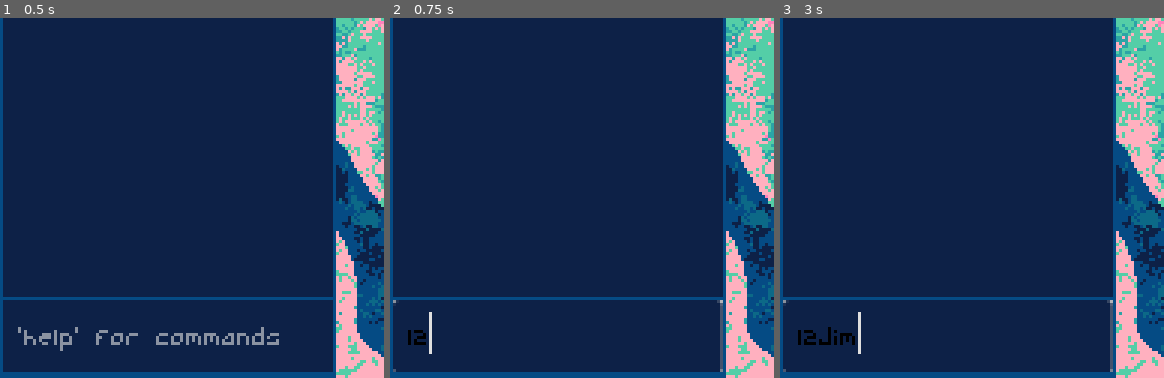
Above: before the commit, frames 1-3 (left to right).
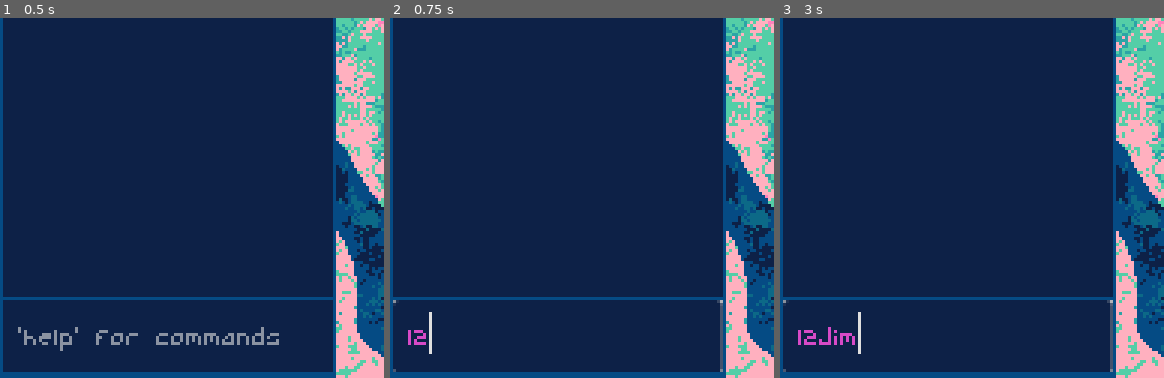
Above: after the commit, the same moments.

Repository: BoopEnthusiast/Micro-Jam-15
Game: Godot game, scene res://scenes/main.tscn
The game is run twice, just before and just after one commit, with the same random seed, the same clock (stepped at 60 frames per second) and the same inputs.
Inputs (mouse positions are % of the whole screen's width and height, from its top left):
- Up to frame 1 (0.5 s): no input
- Up to frame 2 (0.75 s): click (22, 94) at 0.52 s; type "12" at 0.6 s
- Up to frame 3 (3 s): move the mouse to (22, 89) at 1.27 s; move the mouse to (68, 55) at 2.02 s; type "Jim" at 2.75 s
The pictures show only the part of the screen within x 0-50%, y 50-100%; the shares and areas given below are measured in that part.

Frame 1 is identical in both runs. In frame 2, 0.1% of the frame differs, in the area x 4-10%, y 86-91%; in frame 3, 0.3%, in the area x 4-20%, y 85-91%.

Commit message:
terminal functional

Diff:
--- a/scenes/ui.tscn
+++ b/scenes/ui.tscn
@@ -62,7 +62,7 @@
 anchor_bottom = 0.99375
 grow_horizontal = 2
 grow_vertical = 0
-theme_override_colors/font_color = Color(0, 0, 0, 1)
+theme_override_colors/font_color = Color(0.843137, 0.290196, 0.780392, 1)
 theme_override_styles/normal = SubResource("StyleBoxFlat_dx1ii")
 placeholder_text = " 'help' for commands"
 script = ExtResource("2_t6jp4")
--- a/scripts/terminal.gd
+++ b/scripts/terminal.gd
@@ -6,7 +6,7 @@
 @onready var log_node = $"../TextBackground/LogContainer/Log"
 
 
-var command_list = ["help - print this", "ls - list files", "cat <name> - ", ]
+var command_list = ["help - print this", "ls - list files", "cat <name> - print file contents"]
 
 
 func _on_text_changed():
@@ -62,6 +62,6 @@
 
 
 func print_help() -> void:
-	log_node.add_log("Available commands:")
+	log_node.add_bb_log("[color=#ff82bd]Available commands:")
 	for command in command_list:
 		log_node.add_log(command)
--- a/scripts/terminal_log.gd
+++ b/scripts/terminal_log.gd
@@ -1,9 +1,13 @@
 extends RichTextLabel
 
 
-func add_log(text_to_add: String) -> void:
-	append_text("\n %s" % [text_to_add.replace("[", "[lb]")])
+func add_log(text_to_log: String) -> void:
+	append_text("\n [color=#d74ac7]%s[/color]" % [text_to_log.replace("[", "[lb]")])
 
 
 func log_error(text_to_log: String) -> void:
-	append_text("\n [color=red]%s[/color]" % [text_to_log])
+	append_text("\n [color=#ffb0bf]%s[/color]" % [text_to_log])
+
+
+func add_bb_log(text_to_log) -> void:
+	append_text("\n %s" % [text_to_log])
